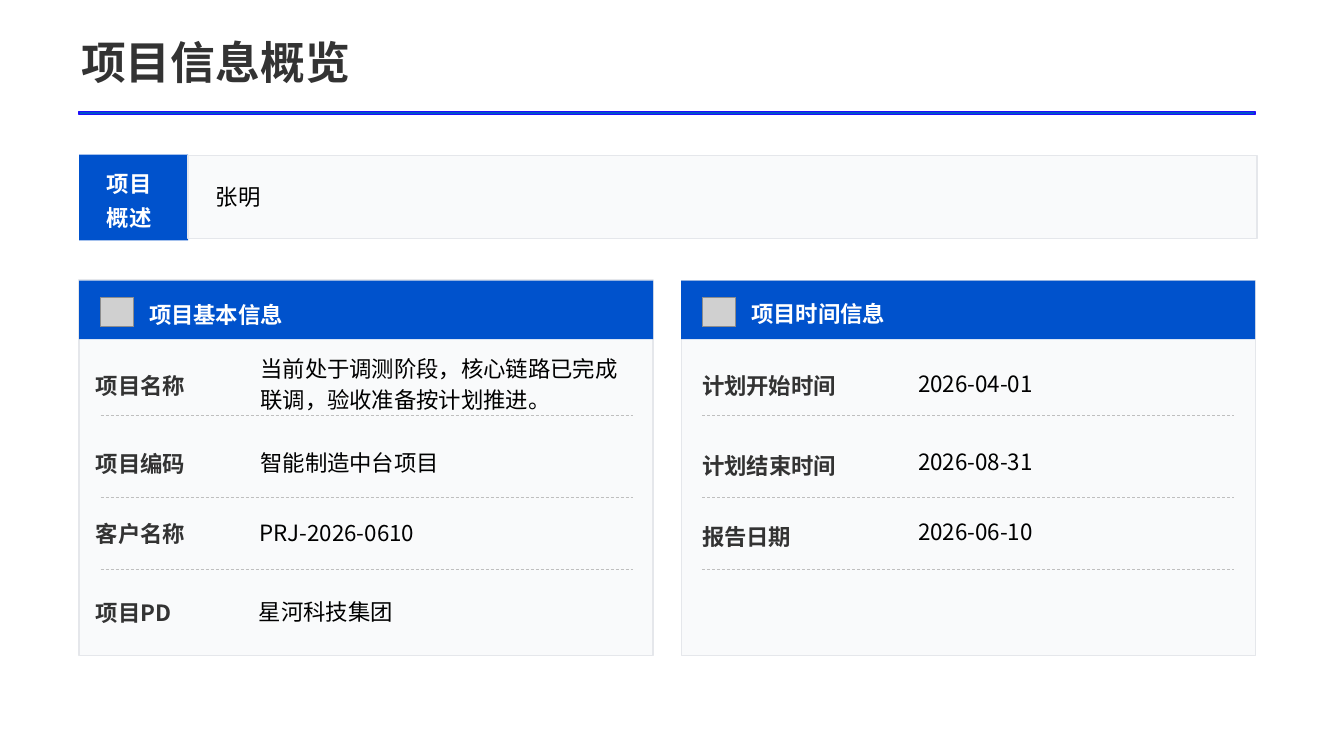
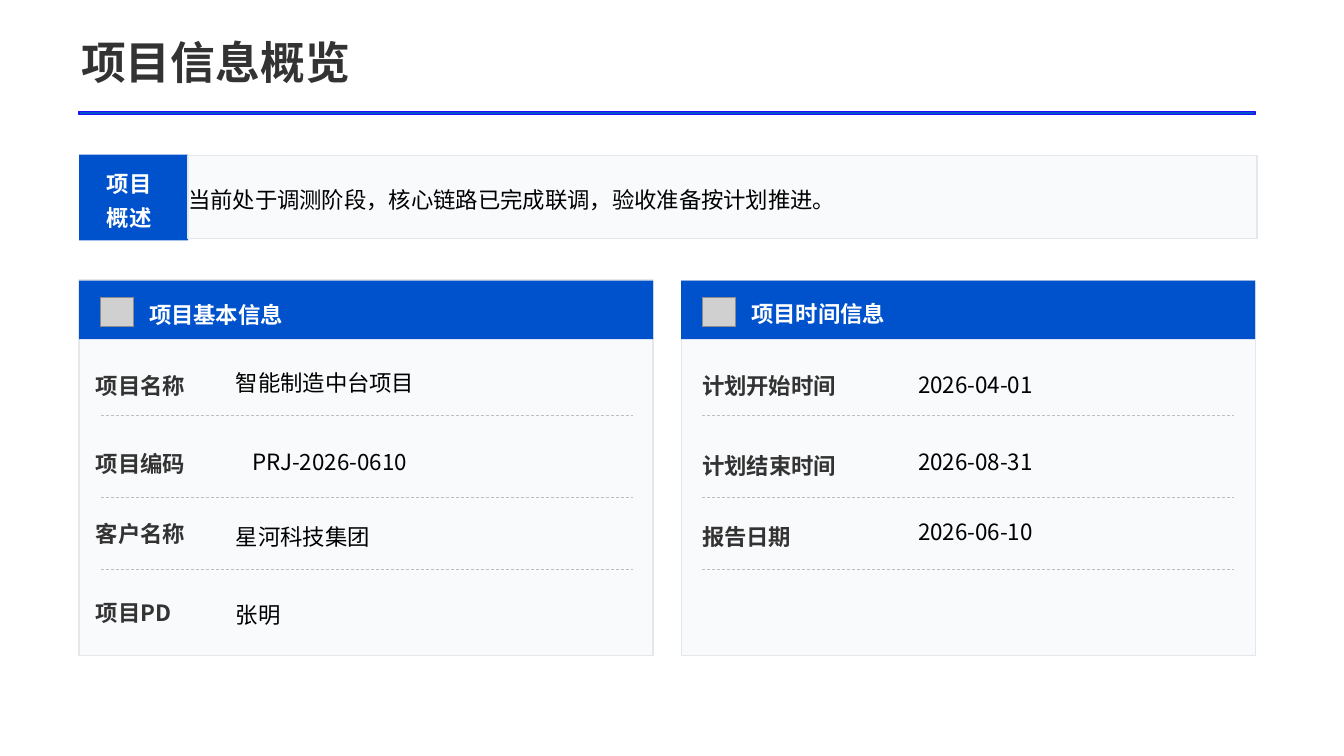
Before and after one commit to SanChiaki/report_generator, a slide deck: slide 2 of examples/italy_progress_report/progress_template1_output.pptx. Drawn at 1344x756 pixels with LibreOffice and Linux fonts; fonts in the diff are those of the drawing; grey boxes stand for pictures. Boxes give left, top, right and bottom in pixels: in the first picture for what was removed or moved away, otherwise in the second. Text is boxed around its words. In the diff, an @@ line names an element or a change of style, - is before the commit and + after.

```diff
--- a/examples/italy_progress_report/progress_template1_output.pptx
+++ b/examples/italy_progress_report/progress_template1_output.pptx
@@ text "当前处于调测阶段，核心链路已完成联调，验收准备按计划推进。" rewrapped from [260, 358, 617, 411] to [188, 189, 835, 211] @@
@@ text "智能制造中台项目": place and size @@
-text "智能制造中台项目" at [260, 452, 439, 473]
+text "智能制造中台项目" at [236, 372, 415, 393]
@@ text "PRJ-2026-0610": place and size @@
-text "PRJ-2026-0610" at [260, 524, 415, 542]
+text "PRJ-2026-0610" at [252, 453, 407, 471]
@@ text "星河科技集团": place and size @@
-text "星河科技集团" at [259, 601, 393, 622]
+text "星河科技集团" at [236, 526, 370, 547]
@@ text "张明": place and size @@
-text "张明" at [216, 186, 261, 207]
+text "张明" at [236, 604, 281, 625]
```
Also in this commit, not shown: 3 other slides changed, 15 other files.
